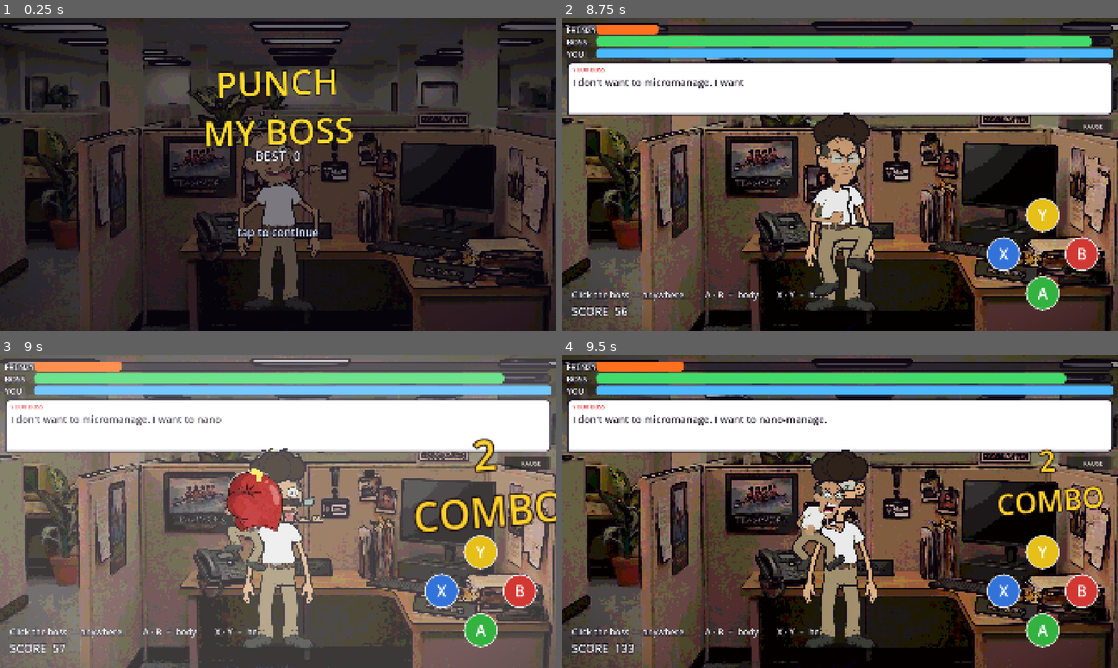
Above: before the commit, frames 1-4 (two rows, left to right).
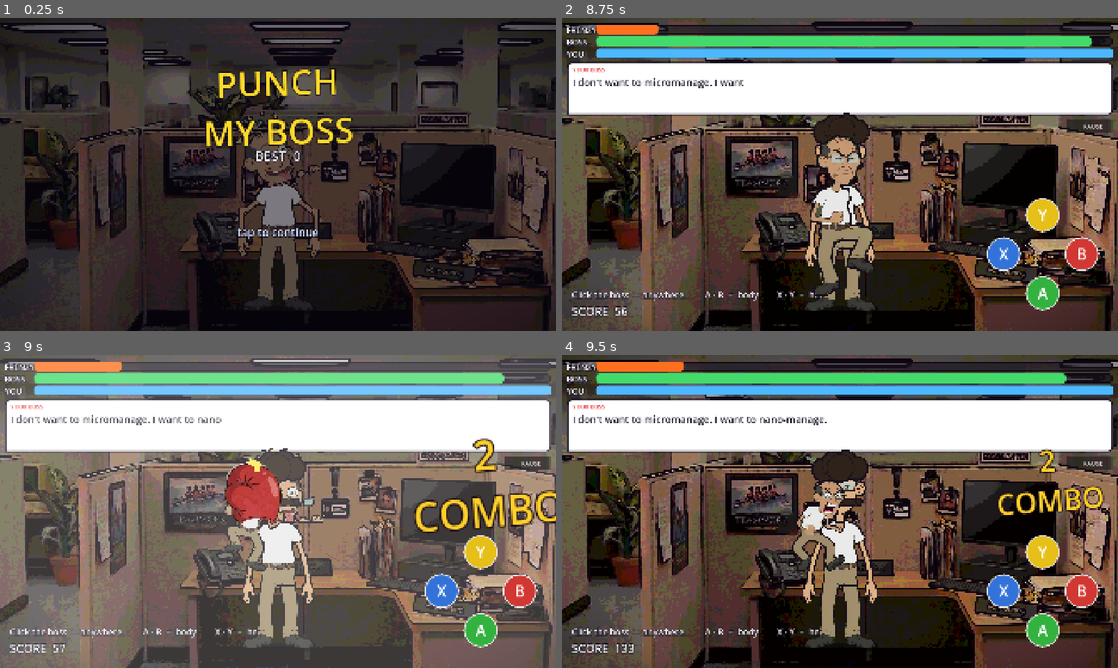
Above: after the commit, the same moments.

Repository: StaraxcreamTM/punch-my-boss-jun-14-2026
Game: Godot game, scene res://scenes/main.tscn
Two runs of this game, one before a commit and one after it. Both use one fixed random seed, a clock stepped at 60 frames per second and the inputs below.
Inputs (mouse positions are in pixels of both pictures, inside the frame that each line leads up to):
- Up to frame 1 (0.25 s): no input
- Up to frame 2 (8.75 s): tap Enter at 0.5, 7.25 s; move the mouse to (962, 158) at 0.52 s; hold Right 0.53-1.25 s; tap Shift at 0.6, 7.35, 8.3 s; click (962, 158) at 0.67 s; tap Space at 0.77, 7.52 s; click "NEXT" at 1.25 s; click "NEXT" at 2 s; click "NEXT" at 2.75 s; click "NEXT" at 3.5 s; click "NEXT" at 4.25 s; click "NEXT" at 5 s; click "< BACK" at 5.75 s; click "PLAY - LEVEL 1" at 6.5 s; move the mouse to (728, 190) at 7.27 s; hold Down 7.28-8.03 s; move the mouse to (895, 105) at 8.02 s; hold Right from 8.03 s (still down); tap B at 8.1 s
- Up to frame 3 (9 s): move the mouse to (250, 574) at 8.77 s; release Right at 8.78 s; hold Up from 8.78 s (still down); tap X at 8.85 s; click (250, 574) at 8.92 s
- Up to frame 4 (9.5 s): keep holding Up; tap Space at 9.02 s; tap Shift at 9.05 s

Frames 1-2 are identical in both runs. In frame 3, 1.1% of the frame differs, in the area x 40-51%, y 32-57%; in frame 4, nothing differs.

Commit message:
v0.56: parry + adrenaline + super punch (high-risk layer)
The Big Boy Boxing-inspired risk/reward layer from MAKE-IT-SELLABLE section 11.

- Parry (UP arrow / right shoulder): a tight 0.18s counter window, much
  tighter than the forgiving holdable dodge. Land it on the strike frame and
  the boss is staggered wide open (extended stun), you bank adrenaline, and it
  reads with a PARRY! flash + hitstop. Miss and you eat the punch.
- Adrenaline meter (bottom-left): builds on parries, shown on Brawler punch
  fights where the boss actually attacks. Reset each fight.
- Super punch (SHIFT / left shoulder, when the meter is full): a HAYMAKER! -
  huge guaranteed crit ignoring the guard state, with a head-spin, knee-buckle,
  zoom and full juice, then it spends the meter.

Resolves ahead of the dodge check in _resolve_attack, so parry beats dodge when
both are active. Verified clean parse/run/exit with the demo exercising the
parry and super paths; the adrenaline bar renders in game.

Co-Authored-By: Claude Opus 4.8 (1M context) <noreply@anthropic.com>

Diff:
--- a/game/scripts/main.gd
+++ b/game/scripts/main.gd
@@ -203,6 +203,14 @@
 var _dodge_time: float = 0.0
 var _dodge_dir: int = 0       # -1 left, +1 right, 0 duck
 var _dodge_holding: bool = false
+# Parry: a tight counter window, and the adrenaline it feeds. Spend a full
+# adrenaline meter on a super punch.
+var _parry_time: float = 0.0
+const PARRY_WINDOW := 0.18
+var adrenaline: float = 0.0
+const ADREN_MAX := 100.0
+var _adren_bar: Panel
+var _adren_label: Label
 const DODGE_WINDOW := 0.40
 
 # Mid-fight transformation: at 50% HP an enrage-flagged boss speeds up, scowls
@@ -762,6 +770,8 @@
 				KEY_1: _pick_difficulty(Difficulty.BAG)
 				KEY_2: _pick_difficulty(Difficulty.DEFENSIVE)
 				KEY_3: _pick_difficulty(Difficulty.BRAWLER)
+				KEY_UP: _parry()
+				KEY_SHIFT: _super_punch()
 				KEY_SPACE, KEY_ENTER: _advance_screen()
 	elif event is InputEventJoypadButton:
 		match event.button_index:
@@ -777,6 +787,8 @@
 				JOY_BUTTON_B: _press("B")
 				JOY_BUTTON_X: _press("X")
 				JOY_BUTTON_Y: _press("Y")
+				JOY_BUTTON_RIGHT_SHOULDER: _parry()
+				JOY_BUTTON_LEFT_SHOULDER: _super_punch()
 	elif event is InputEventMouseButton:
 		# Touches arrive here too via Godot's emulate_mouse_from_touch.
 		if event.button_index == MOUSE_BUTTON_LEFT:
@@ -1116,6 +1128,8 @@
 		_dodge_time = DODGE_WINDOW
 	elif _dodge_time > 0.0:
 		_dodge_time -= delta
+	if _parry_time > 0.0:
+		_parry_time -= delta
 	match _state:
 		BossState.GUARD:
 			if _state_time <= 0.0:
@@ -1259,6 +1273,25 @@
 # Did the player dodge in time? A dodge in any direction beats a jab/hook; the
 # uppercut has to be dodged sideways (ducking into it is exactly wrong).
 func _resolve_attack() -> void:
+	# Parry first: a tight-window counter (much tighter than the forgiving
+	# holdable dodge). Land it on the strike frame and the boss is staggered wide
+	# open and you bank adrenaline - high risk, high reward.
+	if _parry_time > 0.0:
+		_atk_whiffed = true
+		_parry_time = 0.0
+		_spawn_text(Vector2(960.0, 380.0), "PARRY!", 96, Color(0.4, 0.9, 1.0))
+		_flash_screen(0.5)
+		_shake(14.0, 0.3)
+		_hitstop(0.07)
+		if _block_player != null:
+			_block_player.pitch_scale = 1.4
+			_block_player.play()
+		if rig_anim != null:
+			rig_anim.stagger(_atk_side, 1.2)
+			rig_anim.knees_buckle(0.8)
+		_add_adrenaline(34.0)
+		_enter_stunned(1.6)      # extended punish window
+		return
 	var dodged := _dodge_time > 0.0
 	# Attack-specific dodge rules, so reading WHICH attack matters:
 	#   uppercut  - ducking into it is exactly wrong
@@ -2014,6 +2047,11 @@
 			return
 		_:
 			pass
+	# Occasionally parry and fire a super, to exercise those paths.
+	if _demo_step % 5 == 0:
+		_parry()
+	if adrenaline >= ADREN_MAX:
+		_super_punch()
 	match _demo_step % 8:
 		1, 2:
 			_punch(_demo_step % 2 == 0, true)    # head
@@ -2386,6 +2424,17 @@
 	if _noise_bar != null:
 		_update_noise_bar()
 	_set_noise_visible(_has_shush())
+	_build_adren_meter()
+	adrenaline = 0.0
+	_parry_time = 0.0
+	_update_adren_bar()
+	# The parry/adrenaline layer only makes sense when the boss actually
+	# attacks, so it shows on Brawler punch fights.
+	var show_adren := difficulty == Difficulty.BRAWLER and _gimmick() == "punch"
+	if _adren_bar != null:
+		_adren_bar.get_parent().visible = show_adren
+	if _adren_label != null:
+		_adren_label.visible = show_adren
 	if rig_anim != null:
 		rig_anim.revive()
 		rig_anim.idle_amp = 1.0
@@ -4257,3 +4306,80 @@
 	_set_player_hp(player_hp)
 	if player_hp <= 0.0:
 		_game_over()
+
+# --- parry + adrenaline + super ---------------------------------------------
+func _parry() -> void:
+	if _koing or phase != Phase.FIGHT:
+		return
+	_parry_time = PARRY_WINDOW
+	# A quick flash of the guard pose reads as the attempt.
+	if rig_anim != null:
+		rig_anim.body_scale = Vector2(0.06, 0.06)
+		var tw := create_tween()
+		tw.tween_property(rig_anim, "body_scale", Vector2.ZERO, 0.16)
+	if _dodge_player != null:
+		_dodge_player.pitch_scale = 1.5
+		_dodge_player.play()
+
+func _add_adrenaline(amount: float) -> void:
+	adrenaline = clampf(adrenaline + amount, 0.0, ADREN_MAX)
+	_update_adren_bar()
+	if adrenaline >= ADREN_MAX:
+		_spawn_text(Vector2(960.0, 560.0), "SUPER READY!", 64, Color(1, 0.85, 0.2))
+
+func _update_adren_bar() -> void:
+	if _adren_bar != null:
+		_adren_bar.anchor_right = adrenaline / ADREN_MAX
+		_adren_bar.offset_right = 0.0
+
+func _build_adren_meter() -> void:
+	if _adren_bar != null:
+		return
+	var track := Panel.new()
+	track.anchor_top = 1.0
+	track.anchor_bottom = 1.0
+	track.offset_left = 30.0
+	track.offset_right = 460.0
+	track.offset_top = -60.0
+	track.offset_bottom = -30.0
+	track.z_index = 41
+	track.add_theme_stylebox_override("panel", (ko_fill.get_parent() as Panel).get_theme_stylebox("panel"))
+	safe.add_child(track)
+	_adren_bar = Panel.new()
+	_adren_bar.set_anchors_preset(Control.PRESET_FULL_RECT)
+	_adren_bar.anchor_right = 0.0
+	var sb := StyleBoxFlat.new()
+	sb.bg_color = Color(1.0, 0.75, 0.15)
+	sb.set_corner_radius_all(11)
+	_adren_bar.add_theme_stylebox_override("panel", sb)
+	track.add_child(_adren_bar)
+	_adren_label = Label.new()
+	_adren_label.text = "ADRENALINE  (^ parry to build, shift = super)"
+	_adren_label.add_theme_font_size_override("font_size", 20)
+	_adren_label.add_theme_color_override("font_outline_color", Color(0.06, 0.04, 0.09))
+	_adren_label.add_theme_constant_override("outline_size", 6)
+	_adren_label.anchor_top = 1.0
+	_adren_label.anchor_bottom = 1.0
+	_adren_label.offset_left = 34.0
+	_adren_label.offset_top = -92.0
+	safe.add_child(_adren_label)
+
+# Spend a full meter on a super punch: a huge guaranteed crit with big juice.
+func _super_punch() -> void:
+	if adrenaline < ADREN_MAX or _koing or phase != Phase.FIGHT:
+		return
+	adrenaline = 0.0
+	_update_adren_bar()
+	_flash_screen(0.8)
+	_shake(30.0, 0.5)
+	_zoom_punch(0.12)
+	_spawn_text(Vector2(960.0, 300.0), "HAYMAKER!", 130, Color(1, 0.3, 0.2))
+	var at: Vector2 = boss.get_global_transform() * (boss.size * 0.5)
+	if rig_anim != null:
+		rig_anim.head_spin(4)
+		rig_anim.knees_buckle(1.2)
+	_crit_player.play()
+	# Big fixed damage that ignores the guard state.
+	_apply_damage(at, 55.0, true)
+	if hp <= 0.0:
+		_knockout()
